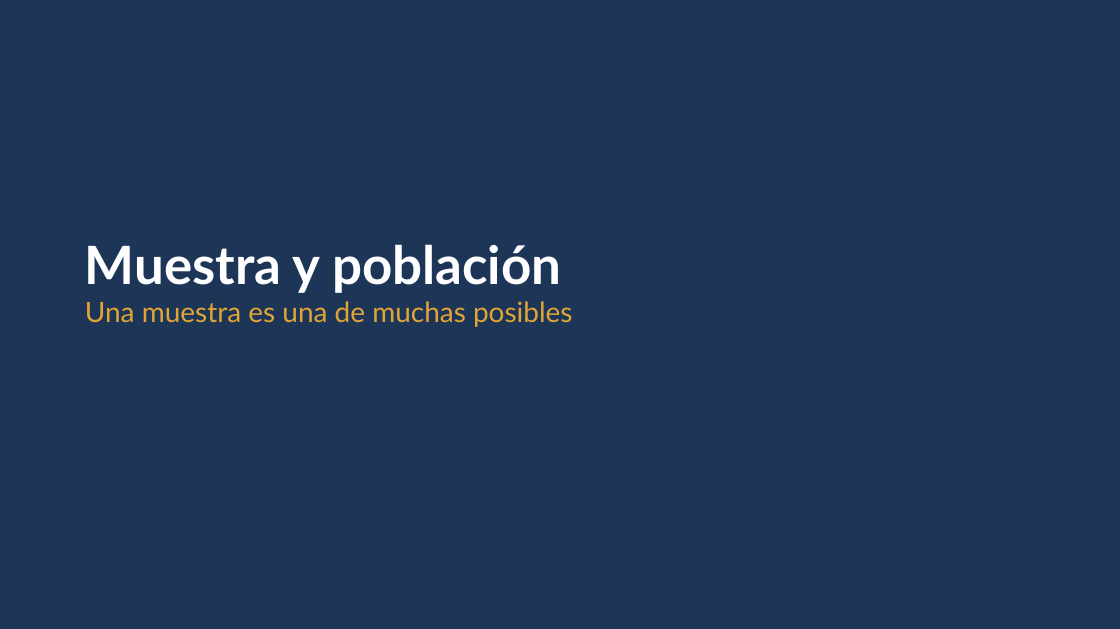
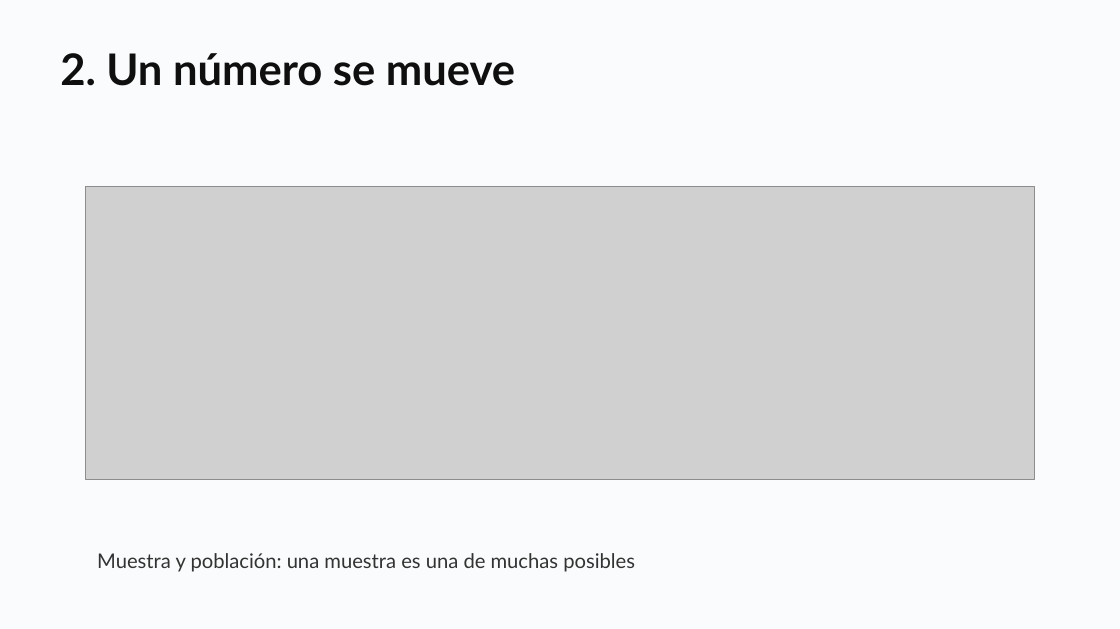
Before and after one commit to daniopitz/diplomado-cdd, a slide deck: slide 11 of presentaciones/clase05_probabilidad_inferencia.pptx (slide 12 before the commit). Drawn at 1120x629 pixels with LibreOffice and Linux fonts; fonts in the diff are those of the drawing; grey boxes stand for pictures. Boxes give left, top, right and bottom in pixels: in the first picture for what was removed or moved away, otherwise in the second. Text is boxed around its words. In the diff, an @@ line names an element or a change of style, - is before the commit and + after.

```diff
--- a/presentaciones/clase05_probabilidad_inferencia.pptx
+++ b/presentaciones/clase05_probabilidad_inferencia.pptx
@@ rectangle at [0, 0, 1120, 629]: fill #1D3557 to #FAFBFC @@
@@ text added at [60, 53, 515, 86], 28 pt, text #0F0F0F, bold @@
+2. Un número se mueve
@@ picture added at [85, 187, 1034, 479] @@
@@ text at [97, 553, 635, 572]: text changed; size 18 to 13 pt; text colour #E0A437 to #333333 @@
-Muestra y población
-Una muestra es una de muchas posibles
+Muestra y población: una muestra es una de muchas posibles
```
Also in this commit, not shown: 14 other slides changed, 8 slides added, 2 slides removed, 4 other files.
